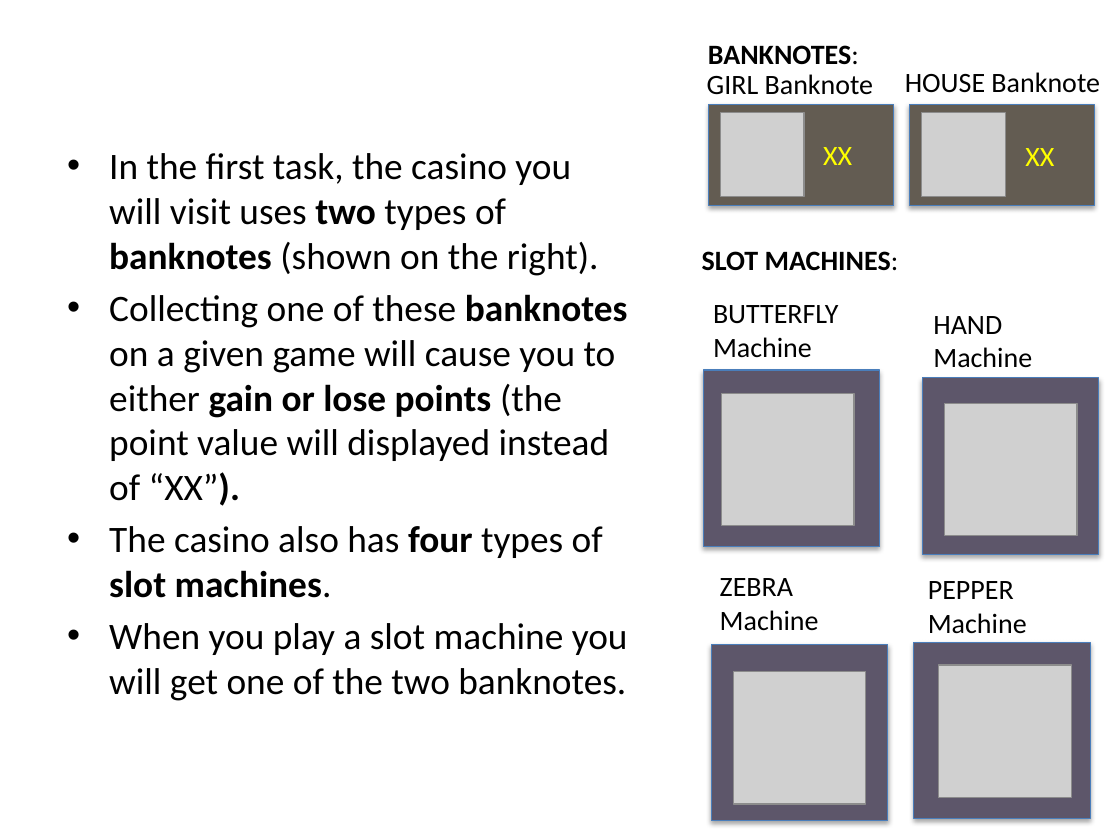
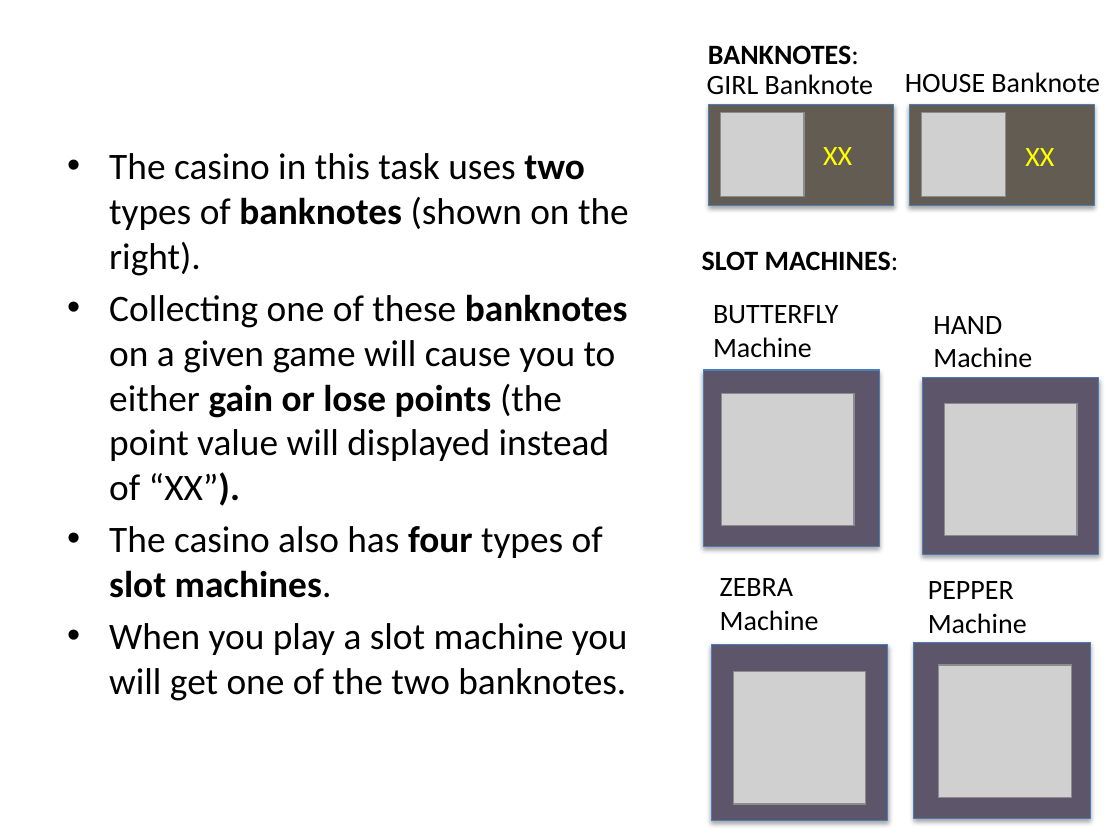
Before and after one commit to evanrussek/uws_jsp, a slide deck: slide 3 of Stimuli/uws_instr_slides.pptx. Drawn at 1120x840 pixels with LibreOffice and Linux fonts; fonts in the diff are those of the drawing; grey boxes stand for pictures. Boxes give left, top, right and bottom in pixels: in the first picture for what was removed or moved away, otherwise in the second. Text is boxed around its words. In the diff, an @@ line names an element or a change of style, - is before the commit and + after.

```diff
--- a/Stimuli/uws_instr_slides.pptx
+++ b/Stimuli/uws_instr_slides.pptx
@@ text at [109,153,629,276]: text changed @@
-• In the first task, the casino you will visit uses two types of banknotes (shown on the right).
+• The casino in this task uses two types of banknotes (shown on the right).
```
Also in this commit, not shown: 8 other slides changed, 13 other files.
